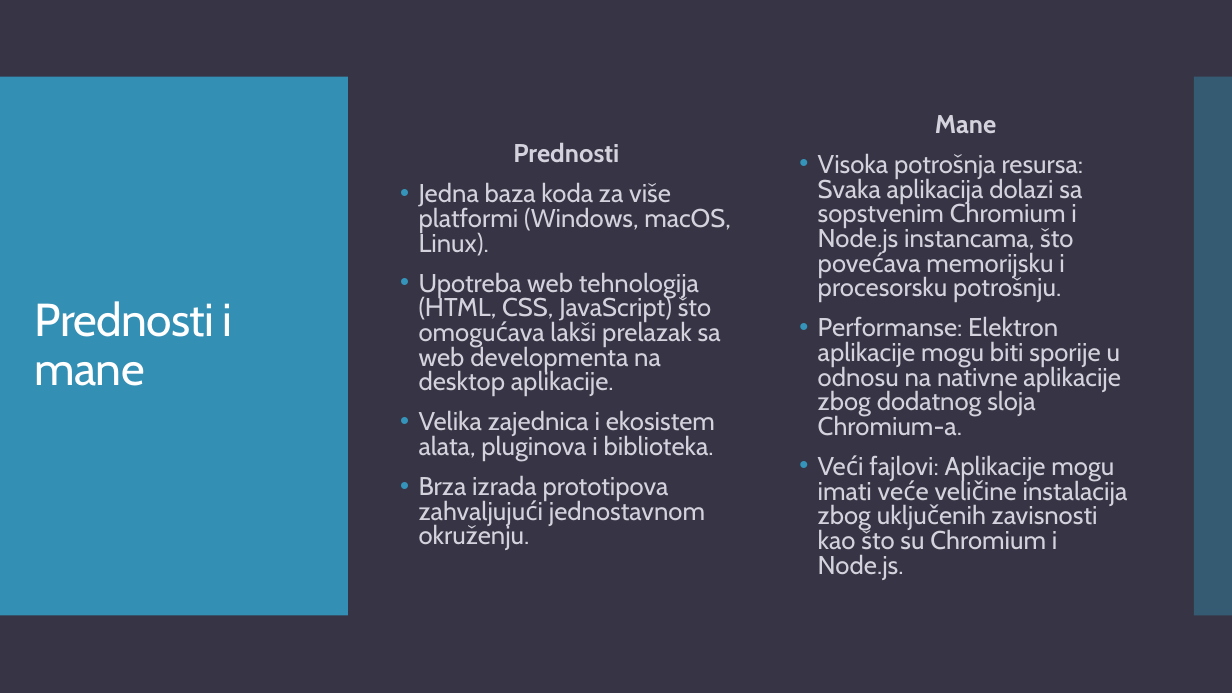
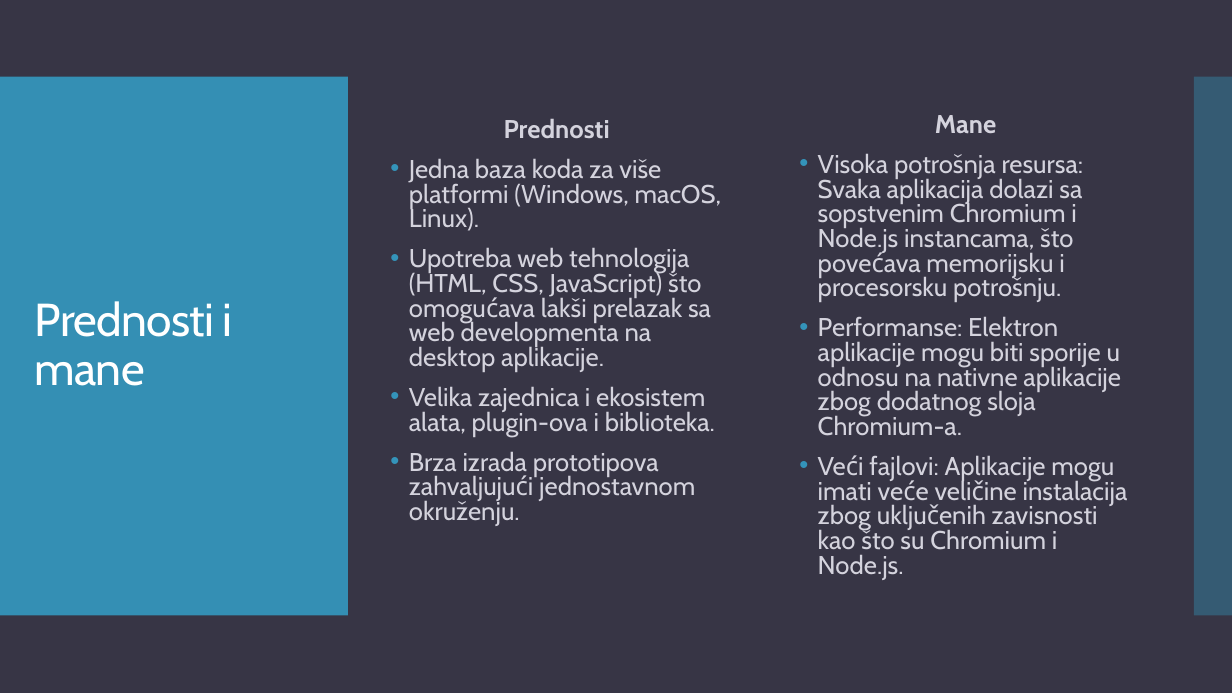
Before and after one commit to teodora18040cvetkovic/electron_react, a slide deck: slide 11 of Electron.pptx (slide 10 before the commit). Drawn at 1232x693 pixels with LibreOffice and Linux fonts; fonts in the diff are those of the drawing. Boxes give left, top, right and bottom in pixels: in the first picture for what was removed or moved away, otherwise in the second. Text is boxed around its words. In the diff, an @@ line names an element or a change of style, - is before the commit and + after.

```diff
--- a/Electron.pptx
+++ b/Electron.pptx
@@ text "Prednosti": place and size @@
-text "Prednosti" at (419, 142, 731, 550)
+text "Prednosti" at (409, 118, 722, 526)
@@ text at (409, 386, 715, 436): text changed @@
-• Velika zajednica i ekosistem alata, pluginova i biblioteka.
+• Velika zajednica i ekosistem alata, plugin-ova i biblioteka.
```
Also in this commit, not shown: 14 other slides changed, 1 slide added, 1 other file.
